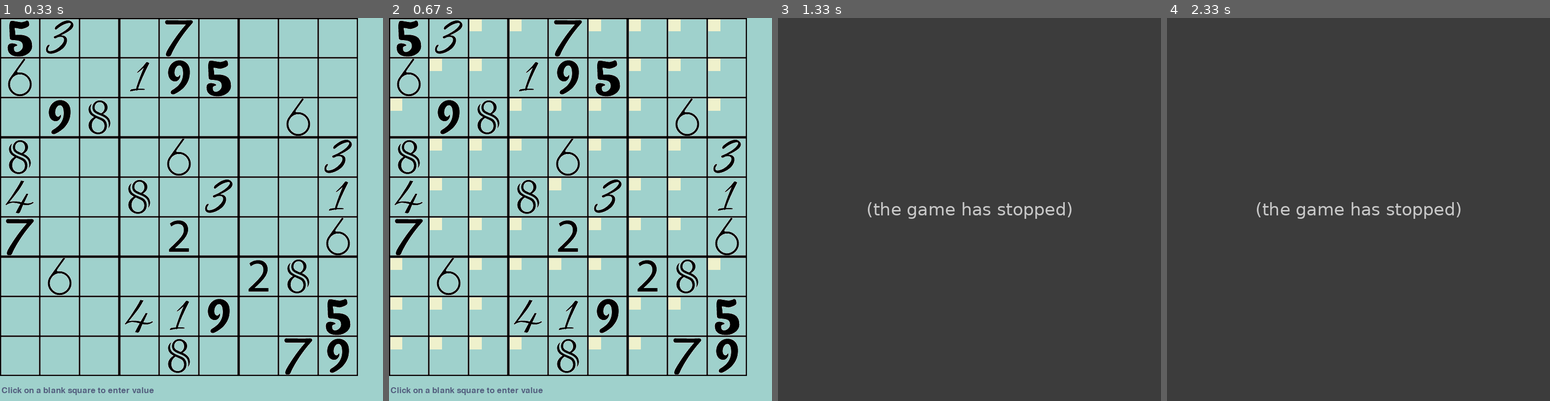
Above: before the commit, frames 1-4 (left to right).
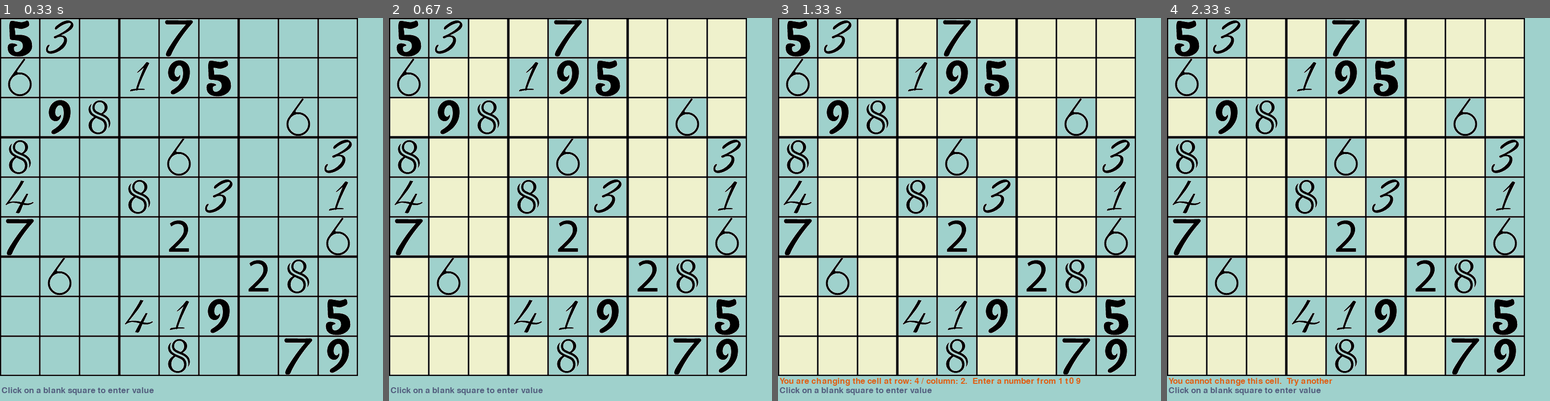
Above: after the commit, the same moments.

Repository: MAOneill/pygame-sudoku
Game: pygame game, started from pygame_soduko.py
Two runs of this game, one before a commit and one after it. Both use one fixed random seed, a clock stepped at 60 frames per second and the inputs below.
Inputs (mouse positions are in pixels of both pictures, inside the frame that each line leads up to):
- Up to frame 1 (0.33 s): no input
- Up to frame 2 (0.67 s): tap P at 0.33 s
- Up to frame 3 (1.33 s): click (973, 236) at 0.72 s; click (850, 152) at 1.05 s
- Up to frame 4 (2.33 s): click (1500, 343) at 1.38 s; click (1220, 198) at 1.72 s; click (1339, 309) at 2.05 s

Frame 1 is identical in both runs. In frame 2, 44% of the frame differs, in the area x 0-94%, y 0-94%; in frame 3, 100%, in the area x 0-100%, y 0-100%; in frame 4, 100%.
Error before the commit: KeyError: 4 (pygame_soduko.py line 207); the game stopped at 0.72 s (later frames are placeholders)

Commit message:
updated so all pencil cells show default value when P is pressed

Diff:
--- a/pygame_soduko.py
+++ b/pygame_soduko.py
@@ -204,7 +204,7 @@
                 col = int (x // 81) + 1
                 cell = 'r%dc%d' % (row,col)
                 print(board[cell].answer)
-                print(board[cell].pencils[4].image)
+                # print(board[cell].pencils[4].image)
                 #change the value of the message text
                 if type(board[cell]) == Known_cell:    #if known:
                     message_text = font.render('You cannot change this cell.  Try another', True, (orange_color))
@@ -252,7 +252,8 @@
                     screen.blit(cell.image, (cell.x_position,cell.y_position))
                 else:       #unknown cells
                     for z in range(1,10):
-                        screen.blit(cell.pencils[z].image, (cell.x_position, cell.y_position))
+                        # screen.blit(cell.pencils[z].image, (cell.x_position, cell.y_position))
+                        screen.blit(cell.pencils[z].image, (cell.pencils[z].xpos,cell.pencils[z].ypos))
 
 
         #while we are in pencil mode,
